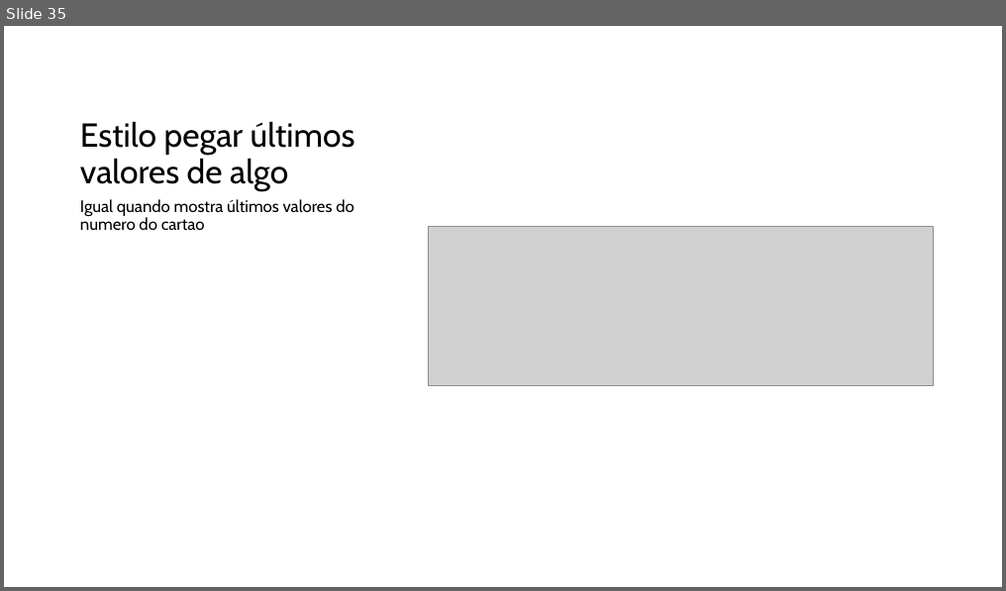
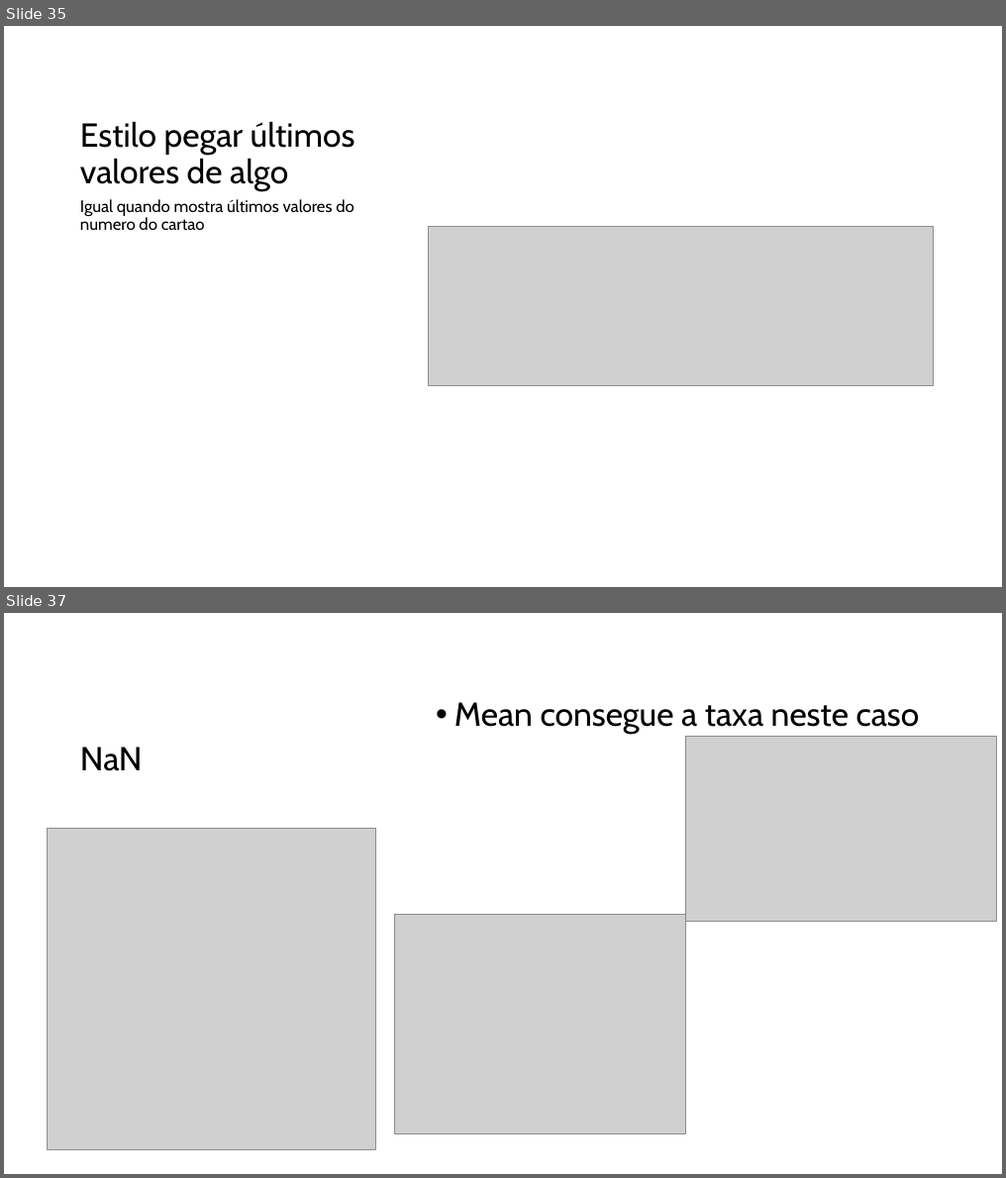
Before and after one commit to augluiz/OlaMundo, a slide deck: python.pptx. Shown one above the other, each under a label of ours: slide 35 before the commit, slides 35 and 37 after it; the slides between them are not shown. The pictures are 1006x591 and 1006x1178 pixels, drawn with LibreOffice and Linux fonts; fonts in the diff are those of the drawing; grey boxes stand for pictures. Boxes give left, top, right and bottom in pixels: in the first picture for what was removed or moved away, otherwise in the second. Text is boxed around its words. In the diff, an @@ line names an element or a change of style, - is before the commit and + after.

```diff
--- a/python.pptx
+++ b/python.pptx
@@ slide 37 added at bbox=[4, 613, 1002, 1174], background #FFFFFF @@
@@ text added at bbox=[454, 702, 920, 734], 32 pt, text #000000 @@
+• Mean consegue a taxa neste caso
@@ title added at bbox=[80, 747, 143, 771], 32 pt, text #000000 @@
+NaN
@@ picture added at bbox=[685, 737, 997, 922] @@
@@ picture added at bbox=[47, 829, 376, 1150] @@
@@ picture added at bbox=[395, 915, 686, 1134] @@
```
Also in this commit, not shown: 1 slide changed, 6 other slides added.
